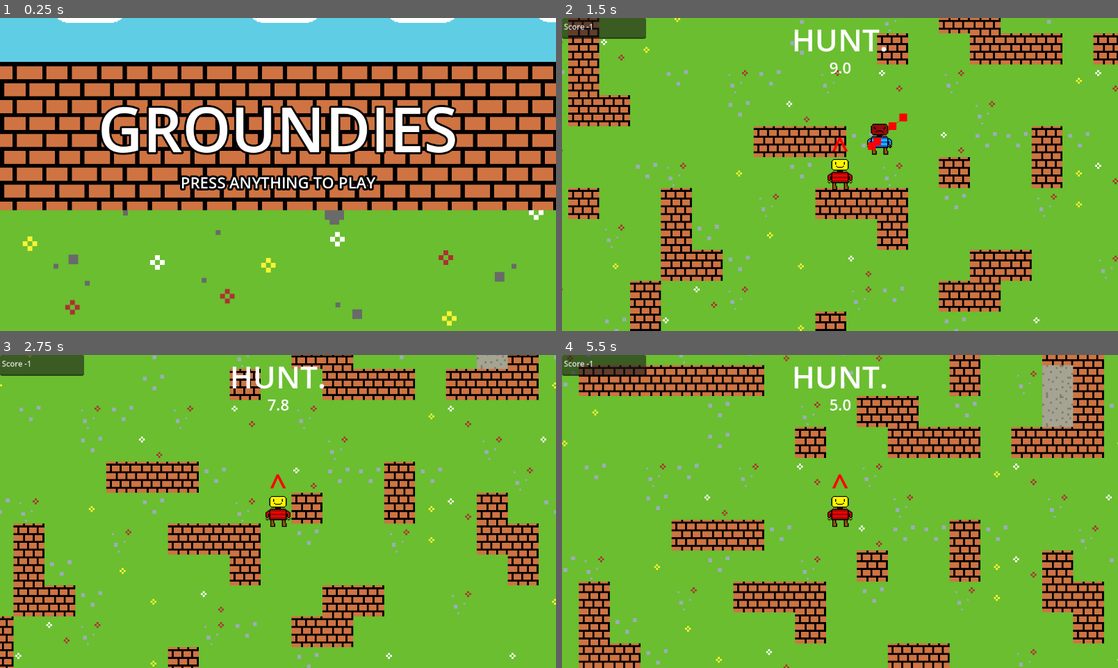
Above: before the commit, frames 1-4 (two rows, left to right).
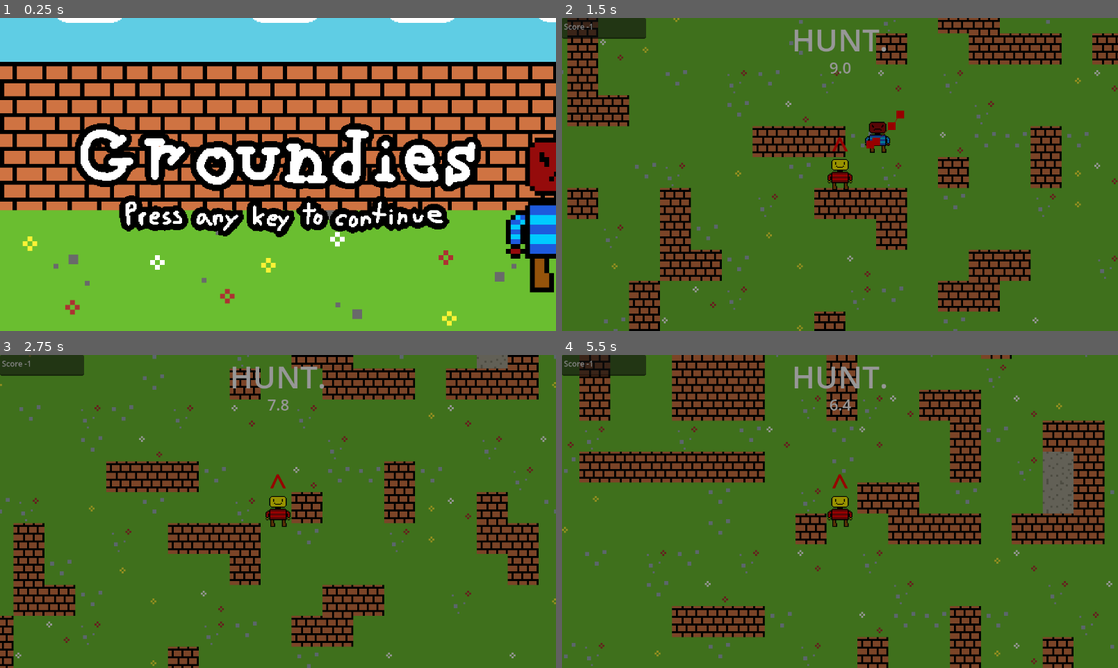
Above: after the commit, the same moments.

Repository: LegoMaster7001/fargo-game-jam-2025
Game: Godot game, scene res://Scenes/main_menu.tscn
Two runs of this game, one before a commit and one after it. Both use one fixed random seed, a clock stepped at 60 frames per second and the inputs below. Before the commit the project starts from res://Scenes/Game.tscn.
Inputs:
- Up to frame 1 (0.25 s): no input
- Up to frame 2 (1.5 s): tap Enter at 0.5 s; hold Right (ui_right) 0.53-1.28 s; hold Space (call_groundies) 0.53-1.28 s; hold Down (ui_down) from 1.28 s (still down); tap E at 1.35 s
- Up to frame 3 (2.75 s): release Down (ui_down) at 2.03 s; hold Right (ui_right) from 2.03 s (still down); hold Space (call_groundies) from 2.03 s (still down)
- Up to frame 4 (5.5 s): release Right (ui_right) at 2.78 s; release Space (call_groundies) at 2.78 s; hold Up (ui_up) 2.78-3.53 s; tap E at 2.85, 4.35 s; hold Space (call_groundies) 3.53-4.28 s; hold Left (ui_left) 3.53-5.03 s; tap Escape (pause, bound only after the commit) at 4.15 s; tap Space (call_groundies) at 5 s; hold Down (ui_down) from 5.03 s (still down); hold Space (call_groundies) from 5.03 s (still down)

The runs differ from the first frame. In frame 1, 19% of the frame differs, in the area x 13-100%, y 27-88%; in frame 2, 95%; in frame 3, 95%; in frame 4, 99%, in the area x 0-100%, y 0-100%.

Commit message:
main menu art & functional pausing

Diff:
--- a/Scenes/Game.tscn
+++ b/Scenes/Game.tscn
@@ -1,6 +1,7 @@
-[gd_scene load_steps=34 format=4 uid="uid://cxee8n6fod8oc"]
+[gd_scene load_steps=35 format=4 uid="uid://cxee8n6fod8oc"]
 
 [ext_resource type="Texture2D" uid="uid://cvj7th2nvu8uj" path="res://Images/2pixels.png" id="1_j5yw3"]
+[ext_resource type="Script" uid="uid://drqffmtcj71lr" path="res://Scripts/game.gd" id="1_wxwew"]
 [ext_resource type="Texture2D" uid="uid://dk80ljltcudh8" path="res://Images/GameJam Wall Tile.png" id="2_3so38"]
 [ext_resource type="PackedScene" uid="uid://ktvyw4a0tc03" path="res://Scenes/player.tscn" id="2_j5yw3"]
 [ext_resource type="PackedScene" uid="uid://lrookntm6kpp" path="res://Scenes/enemy.tscn" id="3_kldst"]
@@ -12,7 +13,7 @@
 [ext_resource type="Texture2D" uid="uid://7iqcu4j4skqk" path="res://Images/floor 2.png" id="7_alh3a"]
 [ext_resource type="Texture2D" uid="uid://c535i1mamraju" path="res://Images/floor 6.png" id="8_3so38"]
 [ext_resource type="Texture2D" uid="uid://cxa05suxxfyas" path="res://Images/floor 1.png" id="8_4q8tf"]
-[ext_resource type="PackedScene" uid="uid://8d2q85cflso4" path="res://Scenes/main_menu.tscn" id="13_3cx6b"]
+[ext_resource type="PackedScene" uid="uid://br2piye7aiv3g" path="res://Scenes/pause_menu.tscn" id="14_wxwew"]
 
 [sub_resource type="NavigationPolygon" id="NavigationPolygon_4q8tf"]
 vertices = PackedVector2Array(8, 8, -8, 8, -8, -8, 8, -8)
@@ -130,6 +131,7 @@
 size = Vector2(32, 16)
 
 [node name="Node2D" type="Node2D"]
+script = ExtResource("1_wxwew")
 
 [node name="TileMapLayer" type="TileMapLayer" parent="."]
 tile_map_data = PackedByteArray("AAD3//v/BwAAAAAAAAD3//z/BwAAAAAAAAD3//3/AAAAAAAAAAD3//7/AwAAAAAAAAD3////AwAAAAAAAAD3/w …(17200 unchanged characters)…
@@ -181,8 +183,9 @@
 
 [node name="CanvasLayer" type="CanvasLayer" parent="."]
 
-[node name="HUD" parent="CanvasLayer" node_paths=PackedStringArray("player", "enemy") instance=ExtResource("5_b2bpf")]
+[node name="HUD" parent="CanvasLayer" node_paths=PackedStringArray("player", "enemy", "pause_menu") instance=ExtResource("5_b2bpf")]
 player = NodePath("../../Player")
 enemy = NodePath("../../Enemy")
+pause_menu = NodePath("../PauseMenu")
 
-[node name="MainMenu" parent="CanvasLayer" instance=ExtResource("13_3cx6b")]
+[node name="PauseMenu" parent="CanvasLayer" instance=ExtResource("14_wxwew")]
--- /dev/null
+++ b/Scenes/blur.gdshader
@@ -0,0 +1,9 @@
+shader_type canvas_item;
+
+uniform sampler2D SCREEN_TEXTURE : hint_screen_texture, filter_linear_mipmap;
+uniform float lod: hint_range(0.0, 5) = 1;
+
+void fragment(){
+	vec4 color = texture(SCREEN_TEXTURE, SCREEN_UV, lod);
+	COLOR = color;
+}
--- a/Scenes/hud.tscn
+++ b/Scenes/hud.tscn
@@ -1,7 +1,11 @@
-[gd_scene load_steps=7 format=3 uid="uid://8045sgtb8mph"]
+[gd_scene load_steps=6 format=3 uid="uid://8045sgtb8mph"]
 
 [ext_resource type="Script" uid="uid://cjml38bf5i315" path="res://Scripts/hud.gd" id="1_e0onf"]
 [ext_resource type="Script" uid="uid://doft2q4alty4t" path="res://Scripts/compass.gd" id="3_bjfho"]
+
+[sub_resource type="LabelSettings" id="LabelSettings_fccik"]
+font_size = 64
+font_color = Color(1, 0, 0, 1)
 
 [sub_resource type="LabelSettings" id="LabelSettings_3gfia"]
 font_size = 64
@@ -9,11 +13,7 @@
 [sub_resource type="LabelSettings" id="LabelSettings_e0onf"]
 font_size = 32
 
-[sub_resource type="LabelSettings" id="LabelSettings_fccik"]
-font_size = 64
-font_color = Color(1, 0, 0, 1)
-
-[node name="HUD" type="Control" node_paths=PackedStringArray("role_label", "time_label", "compass", "scoreBox")]
+[node name="HUD" type="Control" node_paths=PackedStringArray("role_label", "time_label", "scoreBox", "compass", "pause_menu")]
 layout_mode = 3
 anchors_preset = 15
 anchor_right = 1.0
@@ -25,38 +25,7 @@
 time_label = NodePath("TimeLabel")
 scoreBox = NodePath("Score")
 compass = NodePath("Compass")
-
-[node name="RoleLabel" type="Label" parent="."]
-layout_mode = 1
-anchors_preset = 5
-anchor_left = 0.5
-anchor_right = 0.5
-offset_left = -20.0
-offset_right = 20.0
-offset_bottom = 23.0
-grow_horizontal = 2
-text = "RUN"
-label_settings = SubResource("LabelSettings_3gfia")
-horizontal_alignment = 1
-
-[node name="Score" type="TextEdit" parent="."]
-layout_mode = 0
-offset_right = 174.0
-offset_bottom = 43.0
-
-[node name="TimeLabel" type="Label" parent="."]
-layout_mode = 1
-anchors_preset = 5
-anchor_left = 0.5
-anchor_right = 0.5
-offset_left = -20.0
-offset_top = 80.0
-offset_right = 20.0
-offset_bottom = 103.0
-grow_horizontal = 2
-text = "0.0"
-label_settings = SubResource("LabelSettings_e0onf")
-horizontal_alignment = 1
+pause_menu = NodePath("")
 
 [node name="Compass" type="Control" parent="."]
 layout_mode = 1
@@ -87,3 +56,35 @@
 label_settings = SubResource("LabelSettings_fccik")
 horizontal_alignment = 1
 vertical_alignment = 1
+
+[node name="RoleLabel" type="Label" parent="."]
+layout_mode = 1
+anchors_preset = 5
+anchor_left = 0.5
+anchor_right = 0.5
+offset_left = -20.0
+offset_right = 20.0
+offset_bottom = 23.0
+grow_horizontal = 2
+text = "[role]"
+label_settings = SubResource("LabelSettings_3gfia")
+horizontal_alignment = 1
+
+[node name="Score" type="TextEdit" parent="."]
+layout_mode = 0
+offset_right = 174.0
+offset_bottom = 43.0
+
+[node name="TimeLabel" type="Label" parent="."]
+layout_mode = 1
+anchors_preset = 5
+anchor_left = 0.5
+anchor_right = 0.5
+offset_left = -20.0
+offset_top = 80.0
+offset_right = 20.0
+offset_bottom = 103.0
+grow_horizontal = 2
+text = "0.0"
+label_settings = SubResource("LabelSettings_e0onf")
+horizontal_alignment = 1
--- a/Scenes/main_menu.gd
+++ b/Scenes/main_menu.gd
@@ -1,4 +1,6 @@
 extends Control
+
+const GAME_SCENE_PATH := "res://Scenes/Game.tscn"
 
 @export var animation_timer: Timer
 @export var animation_player: AnimationPlayer
@@ -7,15 +9,13 @@
 var _animations := ["chase_left", "chase_right"]
 
 func _ready() -> void:
-	Engine.time_scale = 0
 	animation_player.animation_finished.connect(play_next_animation)
 	animation_player.play(_animations[_current_animation_idx])
 
 func _unhandled_key_input(event: InputEvent) -> void:
 	if not event.is_pressed():
 		return
-	hide()
-	Engine.time_scale = 1
+	SceneSwitcher.goto_scene(GAME_SCENE_PATH)
 
 func get_next_animation_idx() -> int:
 	return (_current_animation_idx + 1) % _animations.size()
--- a/Scenes/main_menu.tscn
+++ b/Scenes/main_menu.tscn
@@ -6,16 +6,7 @@
 [ext_resource type="Texture2D" uid="uid://bh8hsv13pmu0f" path="res://Images/MainMenu.png" id="2_opfnp"]
 [ext_resource type="Texture2D" uid="uid://1mpv5uxgxa0e" path="res://Images/EnemyRunAway.png" id="4_ce3w2"]
 [ext_resource type="Texture2D" uid="uid://dej77bbsjks0q" path="res://Images/PlayerAngry.png" id="5_n45e2"]
-
-[sub_resource type="LabelSettings" id="LabelSettings_48xlc"]
-font_size = 128
-outline_size = 16
-outline_color = Color(0, 0, 0, 1)
-
-[sub_resource type="LabelSettings" id="LabelSettings_1ehe0"]
-font_size = 32
-outline_size = 16
-outline_color = Color(0, 0, 0, 1)
+[ext_resource type="Texture2D" uid="uid://duc3bgkxq0r8t" path="res://Images/Title_text_outlined.png" id="7_cp0ys"]
 
 [sub_resource type="Animation" id="Animation_n45e2"]
 length = 0.001
@@ -147,37 +138,26 @@
 scale = Vector2(8, 8)
 texture = ExtResource("5_n45e2")
 
-[node name="Title" type="Label" parent="."]
-layout_mode = 1
-anchors_preset = 14
-anchor_top = 0.5
-anchor_right = 1.0
-anchor_bottom = 0.5
-offset_top = -183.0
-offset_bottom = -8.0
-grow_horizontal = 2
-grow_vertical = 2
-text = "GROUNDIES"
-label_settings = SubResource("LabelSettings_48xlc")
-horizontal_alignment = 1
-
-[node name="Prompt" type="Label" parent="."]
-layout_mode = 1
-anchors_preset = 14
-anchor_top = 0.5
-anchor_right = 1.0
-anchor_bottom = 0.5
-offset_top = -6.0
-offset_bottom = 169.0
-grow_horizontal = 2
-grow_vertical = 2
-text = "PRESS ANYTHING TO PLAY"
-label_settings = SubResource("LabelSettings_1ehe0")
-horizontal_alignment = 1
-
 [node name="AnimationIntermissionTimer" type="Timer" parent="."]
 
 [node name="AnimationPlayer" type="AnimationPlayer" parent="."]
 libraries = {
 &"": SubResource("AnimationLibrary_opfnp")
 }
+
+[node name="Title" type="TextureRect" parent="."]
+layout_mode = 1
+anchors_preset = 8
+anchor_left = 0.5
+anchor_top = 0.5
+anchor_right = 0.5
+anchor_bottom = 0.5
+offset_left = -309.5
+offset_top = -100.0
+offset_right = 309.5
+offset_bottom = 100.0
+grow_horizontal = 2
+grow_vertical = 2
+scale = Vector2(1.6, 1.6)
+pivot_offset = Vector2(309, 100)
+texture = ExtResource("7_cp0ys")
--- /dev/null
+++ b/Scenes/pause_menu.tscn
@@ -0,0 +1,37 @@
+[gd_scene load_steps=4 format=3 uid="uid://br2piye7aiv3g"]
+
+[ext_resource type="Script" uid="uid://jin8avgk11u1" path="res://Scripts/pause_menu.gd" id="1_k0w1u"]
+[ext_resource type="Shader" uid="uid://drupok4e63aj0" path="res://Scenes/blur.gdshader" id="2_1och7"]
+
+[sub_resource type="ShaderMaterial" id="ShaderMaterial_t1xeu"]
+shader = ExtResource("2_1och7")
+shader_parameter/lod = 0.0
+
+[node name="PauseMenu" type="Control"]
+process_mode = 2
+layout_mode = 3
+anchors_preset = 15
+anchor_right = 1.0
+anchor_bottom = 1.0
+grow_horizontal = 2
+grow_vertical = 2
+script = ExtResource("1_k0w1u")
+
+[node name="Blur" type="ColorRect" parent="."]
+material = SubResource("ShaderMaterial_t1xeu")
+layout_mode = 1
+anchors_preset = 15
+anchor_right = 1.0
+anchor_bottom = 1.0
+grow_horizontal = 2
+grow_vertical = 2
+color = Color(0, 0, 0, 0.43529412)
+
+[node name="Shadow" type="ColorRect" parent="."]
+layout_mode = 1
+anchors_preset = 15
+anchor_right = 1.0
+anchor_bottom = 1.0
+grow_horizontal = 2
+grow_vertical = 2
+color = Color(0, 0, 0, 0.40784314)
--- a/Scripts/Global.gd
+++ b/Scripts/Global.gd
@@ -18,7 +18,6 @@
 
 func _ready() -> void:
 	chase_timer.wait_time = CHASE_DURATION
-	chase_timer.autostart = true
 	chase_timer.timeout.connect(_on_timeout)
 	add_child(chase_timer)
 
@@ -40,3 +39,4 @@
 func _on_timeout() -> void:
 	# TODO: deduct a point
 	Global.flip_role(true)
+	chase_timer.start()
--- /dev/null
+++ b/Scripts/game.gd
@@ -0,0 +1,5 @@
+class_name Game
+extends Node2D
+
+func _ready() -> void:
+	Global.chase_timer.start()
--- a/Scripts/hud.gd
+++ b/Scripts/hud.gd
@@ -10,6 +10,7 @@
 @export var time_label: Label
 @export var scoreBox: TextEdit
 @export var compass: Compass
+@export var pause_menu: PauseMenu
 
 func _ready() -> void:
 	update_text()
@@ -17,6 +18,11 @@
 
 func _physics_process(delta: float) -> void:
 	time_label.text = TIME_FORMAT % [Global.chase_timer.time_left]
+
+func _unhandled_input(event: InputEvent) -> void:
+	if event.is_action_pressed("pause"):
+		get_tree().paused = true
+		pause_menu.show()
 
 func _on_role_changed(old: Global.role, current: Global.role, timeout: bool) -> void:
 	if (Global.role.hunted == old && timeout):
--- /dev/null
+++ b/Scripts/pause_menu.gd
@@ -0,0 +1,9 @@
+class_name PauseMenu
+extends Control
+
+
+func _input(event: InputEvent) -> void:
+	if event.is_action_pressed("pause"):
+		get_tree().paused = false
+		hide()
+		get_viewport().set_input_as_handled()
--- /dev/null
+++ b/Scripts/scene_switcher.gd
@@ -0,0 +1,37 @@
+extends Node
+
+var current_scene = null
+
+func _ready():
+	var root = get_tree().root
+	# Using a negative index counts from the end, so this gets the last child node of `root`.
+	current_scene = root.get_child(-1)
+
+func goto_scene(path):
+	# This function will usually be called from a signal callback,
+	# or some other function in the current scene.
+	# Deleting the current scene at this point is
+	# a bad idea, because it may still be executing code.
+	# This will result in a crash or unexpected behavior.
+
+	# The solution is to defer the load to a later time, when
+	# we can be sure that no code from the current scene is running:
+
+	_deferred_goto_scene.call_deferred(path)
+
+
+func _deferred_goto_scene(path):
+	# It is now safe to remove the current scene.
+	current_scene.free()
+
+	# Load the new scene.
+	var s = ResourceLoader.load(path)
+
+	# Instance the new scene.
+	current_scene = s.instantiate()
+
+	# Add it to the active scene, as child of root.
+	get_tree().root.add_child(current_scene)
+
+	# Optionally, to make it compatible with the SceneTree.change_scene_to_file() API.
+	get_tree().current_scene = current_scene
--- a/project.godot
+++ b/project.godot
@@ -11,13 +11,14 @@
 [application]
 
 config/name="Fargo game jam 2025"
-run/main_scene="res://Scenes/Game.tscn"
+run/main_scene="uid://8d2q85cflso4"
 config/features=PackedStringArray("4.5", "Forward Plus")
 config/icon="res://Images/icon.svg"
 
 [autoload]
 
 Global="*res://Scripts/Global.gd"
+SceneSwitcher="*res://Scripts/scene_switcher.gd"
 
 [display]
 
@@ -39,6 +40,12 @@
 "events": [Object(InputEventKey,"resource_local_to_scene":false,"resource_name":"","device":-1,"window_id":0,"alt_press …(192 unchanged characters)…
 ]
 }
+pause={
+"deadzone": 0.2,
+"events": [Object(InputEventKey,"resource_local_to_scene":false,"resource_name":"","device":-1,"window_id":0,"alt_pressed":false,"shift_pressed":false,"ctrl_pressed":false,"meta_pressed":false,"pressed":false,"keycode":4194305,"physical_keycode":0,"key_label":0,"unicode":0,"location":0,"echo":false,"script":null)
+, Object(InputEventKey,"resource_local_to_scene":false,"resource_name":"","device":-1,"window_id":0,"alt_pressed":false,"shift_pressed":false,"ctrl_pressed":false,"meta_pressed":false,"pressed":false,"keycode":80,"physical_keycode":0,"key_label":0,"unicode":112,"location":0,"echo":false,"script":null)
+]
+}
 
 [layer_names]
 
Binary file added: Images/Title_text.png
Not shown, added: Images/Title_text.png.import
Binary file added: Images/Title_text_outlined.png
Not shown, added: Images/Title_text_outlined.png.import
Not shown, added: Scenes/blur.gdshader.uid
Not shown: 1 places in Scenes/main_menu.tscn that only renumber resources
Not shown, added: Scripts/game.gd.uid
Not shown, added: Scripts/pause_menu.gd.uid
Not shown, added: Scripts/scene_switcher.gd.uid
